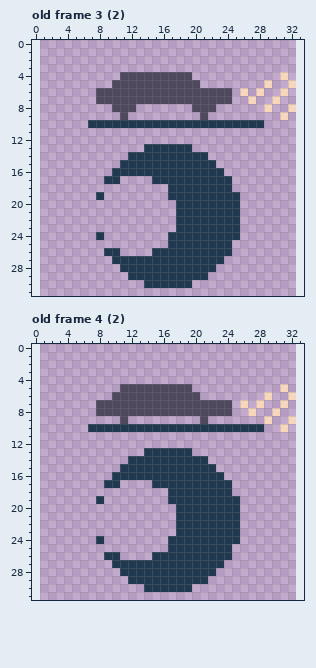
Two versions of one pixel-art file, Menu/Nights/NightProgress.aseprite. The picture above was drawn from the file before the commit.
32x32 pixels, 4 frames. Shown: old frame 3 (2), old frame 4 (2). The old version is drawn lined up with the new one, on the new canvas. The commit also changed other frames, which this record leaves out.
After:
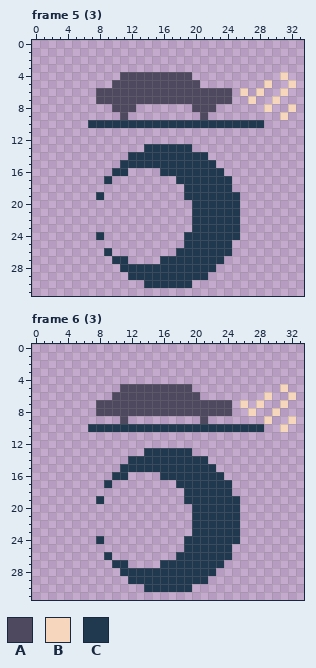
Palette (. is transparent): A #4e495f  B #f6d6bd  C #20394f
A new or re-ordered frame is compared with the old frame closest to it.
Diff:
canvas 32x32 -> 34x32, the old top-left corner now at 1,0
frames 4 -> 10
--- frame 5 (3) is new; against old frame 3 (2)
@@ x 8..21 @@
 15 ...CCCCCCCCCCC
-16 ..CCCCCCCCCCCC
-17 .CC....CCCCCCC
-18 .........CCCCC
-19 C........CCCCC
-20 ..........CCCC
-21 ..........CCCC
-22 ..........CCCC
-23 ..........CCCC
-24 C........CCCCC
-25 .........CCCCC
-26 .CC....CCCCCCC
-27 ..CCCCCCCCCCCC
+16 ..CC....CCCCCC
+17 .C........CCCC
+18 ...........CCC
+19 C..........CCC
+20 ............CC
+21 ............CC
+22 ............CC
+23 ............CC
+24 C..........CCC
+25 ...........CCC
+26 .C........CCCC
+27 ..CC....CCCCCC
 28 ...CCCCCCCCCCC
--- frame 6 (3) is new; against old frame 4 (2): the same change as frame 5 (3)
Boxes around the changes in both pictures, in picture pixels (x1, y1, x2, y2):
erased: (112, 168, 192, 264)
erased: (112, 472, 192, 568)
